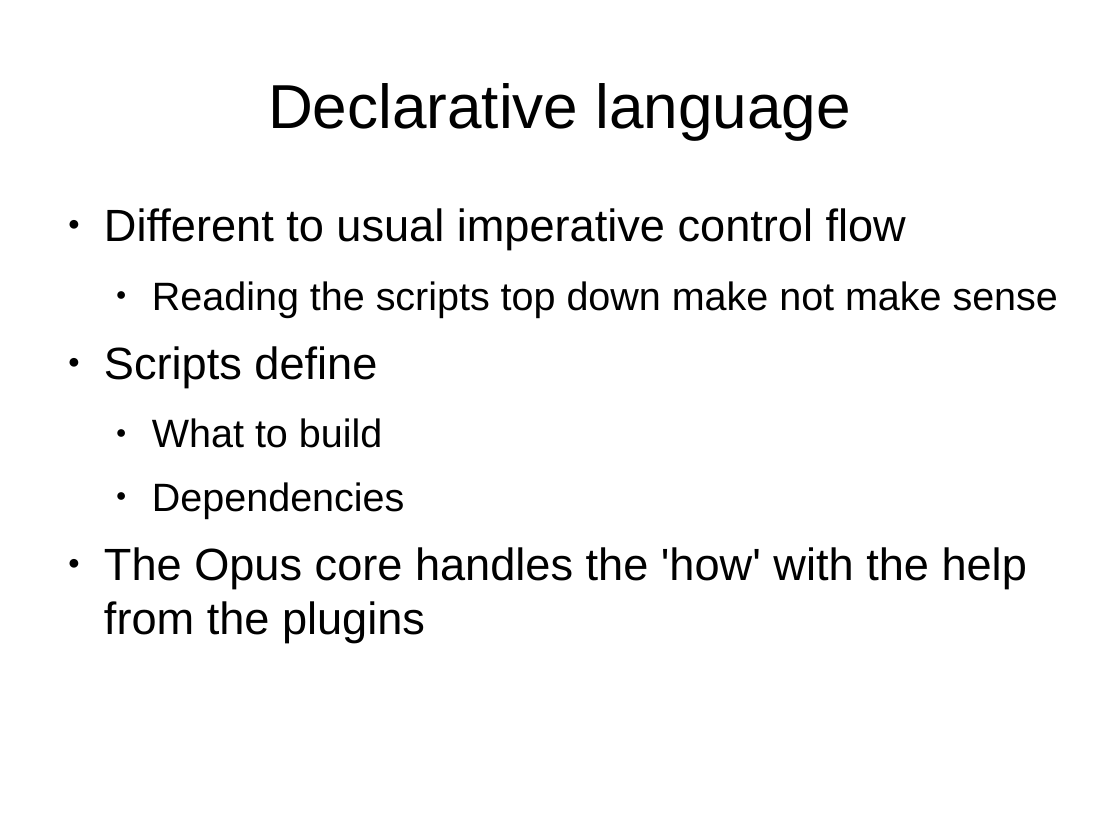
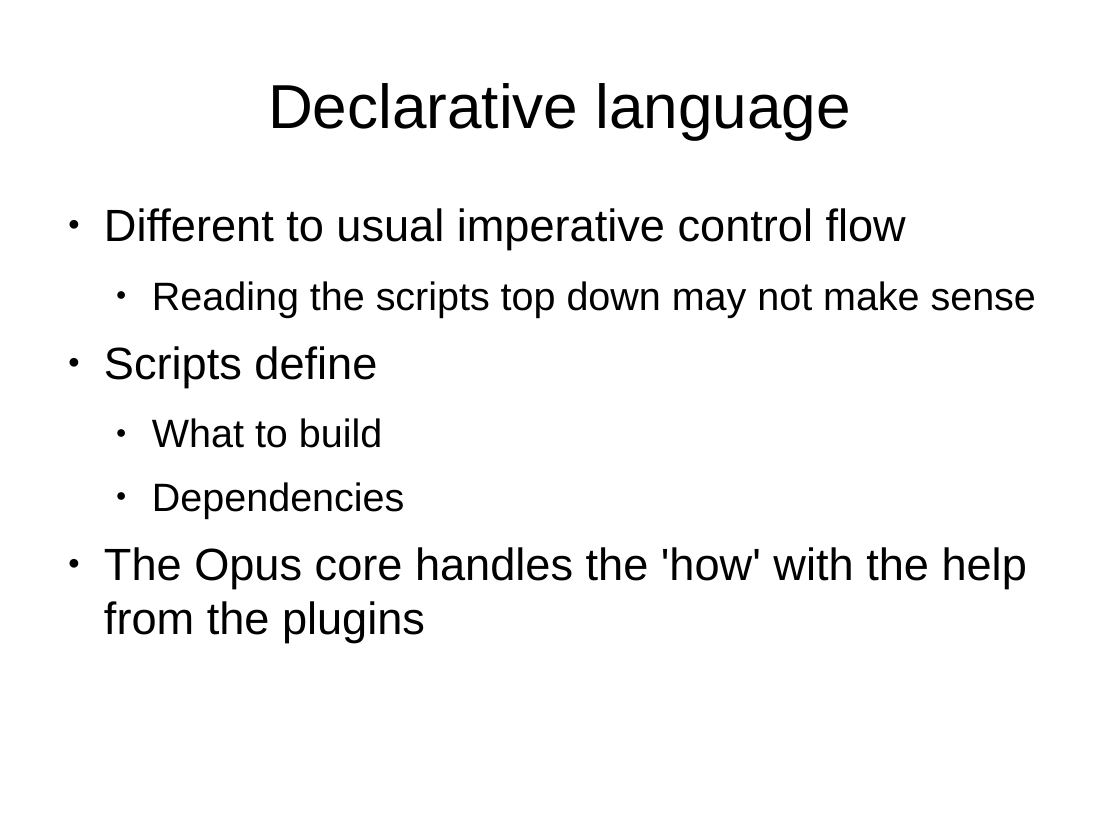
Before and after one commit to markfinal/BuildAMation, a slide deck: slide 8 of documentation/introduction.odp. Drawn at 1120x840 pixels with LibreOffice and Linux fonts; fonts in the diff are those of the drawing. Boxes give left, top, right and bottom in pixels: in the first picture for what was removed or moved away, otherwise in the second. Text is boxed around its words. In the diff, an @@ line names an element or a change of style, - is before the commit and + after.

```diff
--- a/documentation/introduction.odp
+++ b/documentation/introduction.odp
@@ text at (x1=152, y1=281, x2=1036, y2=317): text changed @@
-  ● Reading the scripts top down make not make sense
+  ● Reading the scripts top down may not make sense
```
Also in this commit, not shown: 2 other slides changed.
